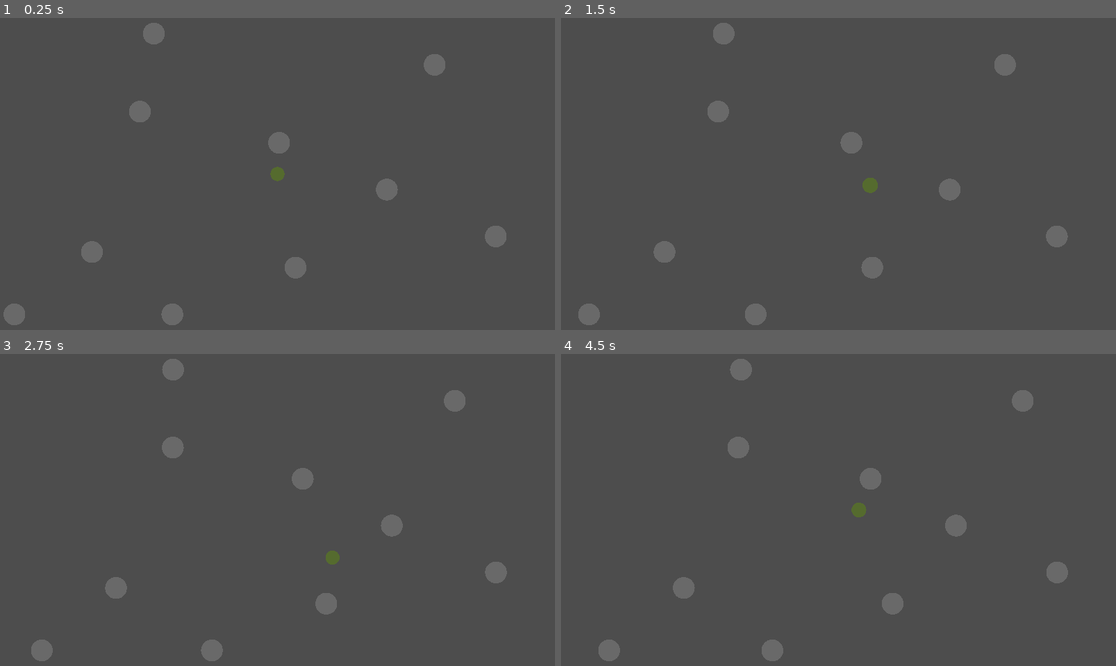
Above: before the commit, frames 1-4 (two rows, left to right).
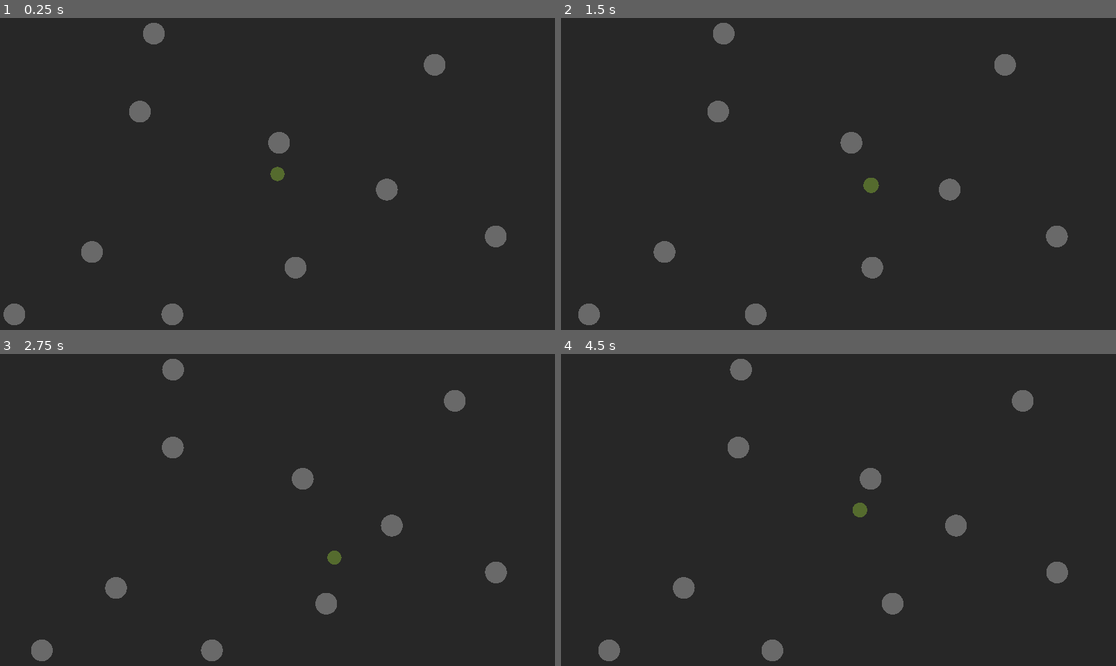
Above: after the commit, the same moments.

Repository: ralabate/cylinder-sorcerer
Game: Godot game, scene res://main.tscn
The game is run twice, just before and just after one commit, with the same random seed, the same clock (stepped at 60 frames per second) and the same inputs.
Inputs:
- Up to frame 1 (0.25 s): no input
- Up to frame 2 (1.5 s): hold D 0.53-1.28 s; hold J 0.53-1.28 s; hold S from 1.28 s (still down); tap H at 1.35 s
- Up to frame 3 (2.75 s): release S at 2.03 s; hold D from 2.03 s (still down); hold J from 2.03 s (still down)
- Up to frame 4 (4.5 s): release D at 2.78 s; release J at 2.78 s; hold W 2.78-3.53 s; tap H at 2.85, 4.35 s; hold J 3.53-4.28 s; hold A from 3.53 s (still down)

The runs differ from the first frame. In frame 1, 98% of the frame differs, in the area x 0-100%, y 0-100%; in frame 2, 98%; in frame 3, 98%; in frame 4, 98%.

Commit message:
add player knockback, refactor anim code (move the counters into the anim loop)

Diff:
--- a/cylinder-sorcerer/main.gd
+++ b/cylinder-sorcerer/main.gd
@@ -11,6 +11,7 @@
 const PLAYER_SWORD_LENGTH = 1.2
 const PLAYER_SWORD_DEBUG_SPHERE_SIZE = 0.15
 const PLAYER_HP = 4
+const PLAYER_HURT_FRAMES = 10
 
 const BADDIE_COUNT = 10
 const BADDIE_SPEED = 0.02
@@ -57,7 +58,7 @@
 	var knockback_dir: Vector3
 	var speed: float
 
-	func _init(p_pos: Vector3, p_radius: float, p_color: Color, p_hp: int):
+	func _init(p_pos: Vector3, p_radius: float, p_color: Color, p_hp: int, p_hurt_frames: int):
 		self.pos = p_pos
 		self.theta = 0
 		self.radius = p_radius
@@ -70,7 +71,7 @@
 		material.albedo_color = p_color
 		material.flags_unshaded = true
 		self.mesh_instance.mesh.surface_set_material(0, material)
-		self.hurt_frame = BADDIE_HURT_FRAMES + 1
+		self.hurt_frame = p_hurt_frames + 1
 		self.hp = p_hp
 		self.seed = randf_range(0.0, 1.0)
 		self.speed = BADDIE_SPEED
@@ -79,7 +80,7 @@
 	return(p2.x - p1.x) * (p2.x - p1.x) + (p2.z - p1.z) * (p2.z - p1.z) < (r1 + r2) * (r1 + r2)
 
 func _ready() -> void:
-	player = Character.new(Vector3.ZERO, PLAYER_RADIUS, Color.DARK_OLIVE_GREEN, PLAYER_HP)
+	player = Character.new(Vector3.ZERO, PLAYER_RADIUS, Color.DARK_OLIVE_GREEN, PLAYER_HP, PLAYER_HURT_FRAMES)
 
 	sword_frame = PLAYER_SWORD_FRAMES + 1
 	sword = MeshInstance3D.new()
@@ -108,7 +109,7 @@
 			var random_position = Vector3.ZERO
 			random_position.x = randi_range(-WRAP_X, WRAP_X)
 			random_position.z = randi_range(-WRAP_Z, WRAP_Z)
-			baddie_list.append(Character.new(random_position, BADDIE_RADIUS, Color.DIM_GRAY, BADDIE_HP))
+			baddie_list.append(Character.new(random_position, BADDIE_RADIUS, Color.DIM_GRAY, BADDIE_HP, BADDIE_HURT_FRAMES))
 
 	camera = Camera3D.new()
 	camera.set_orthogonal(20.0, 1.0, 40.0)
@@ -124,8 +125,6 @@
 
 func _process(_delta: float) -> void:
 	frame = frame + 1
-	sword_frame = min(sword_frame + 1, PLAYER_SWORD_FRAMES)
-	camera_shake_frame += 1
 
 	is_attacking = Input.is_key_pressed(KEY_J)
 	if is_attacking && !was_attacking && sword_frame >= PLAYER_SWORD_FRAMES:
@@ -160,13 +159,15 @@
 				player.pos.x += cos(player.theta) * (PLAYER_ATTACK_ROOT_MOTION / PLAYER_SWORD_FRAMES) * 0.3
 				player.pos.z -= sin(player.theta) * (PLAYER_ATTACK_ROOT_MOTION / PLAYER_SWORD_FRAMES) * 0.3
 
+		sword_frame = min(sword_frame + 1, PLAYER_SWORD_FRAMES)
+
 	else:
 		sword_pivot.transform = Transform3D.IDENTITY
 		#figure out how to tilt sword
 		#sword_pivot.transform = sword_pivot.transform.rotated(Vector3(0.2, 0.1, 0.2), 0.5*PI)
 		sword.hide()
 
-	if sword_frame >= PLAYER_SWORD_FRAMES:
+	if sword_frame >= PLAYER_SWORD_FRAMES and player.hurt_frame > PLAYER_HURT_FRAMES:
 		is_moving_left = Input.is_key_pressed(KEY_A)
 		if is_moving_left:
 			player.pos.x -= PLAYER_SPEED
@@ -187,13 +188,24 @@
 			player.pos.z += PLAYER_SPEED
 			player.theta = -PI/2.0
 
+	if player.hurt_frame <= PLAYER_HURT_FRAMES:
+		match player.hurt_frame:
+			1:
+				player.pos += player.knockback_dir * 0.40
+			_ when player.hurt_frame <= PLAYER_HURT_FRAMES:
+				player.pos += player.knockback_dir * 0.05
+		if player.hurt_frame % 2 == 1:
+			player.mesh_instance.get_active_material(0).albedo_color = Color.WHITE
+		else:
+			player.mesh_instance.get_active_material(0).albedo_color = Color.DARK_OLIVE_GREEN
+		player.hurt_frame += 1
+
 	player.pos.x = clamp(player.pos.x, -WRAP_X, WRAP_X)
 	player.pos.z = clamp(player.pos.z, -WRAP_Z, WRAP_Z)
 
 	player.mesh_instance.transform.origin = player.pos
 	var m1 = Basis.IDENTITY
 	player.mesh_instance.transform.basis = m1.rotated(Vector3.UP, player.theta)
-
 	var breathing_scale = 0.9 + 0.1 * abs(pow(sin(0.02 * frame), 3))
 	player.mesh_instance.scale = Vector3(breathing_scale, 1.0, breathing_scale)
 
@@ -268,16 +280,18 @@
 
 		b.mesh_instance.transform.origin = b.pos
 
-		if b.hurt_frame > BADDIE_HURT_FRAMES && is_overlapping(b.pos, b.radius, player.pos, player.radius) and sword_frame > PLAYER_SWORD_FRAMES:
-			player.pos = Vector3.ZERO
-			player.theta = randf_range(-PI, PI)
+		if b.hurt_frame > BADDIE_HURT_FRAMES && is_overlapping(b.pos, b.radius, player.pos, player.radius):
+			player.hurt_frame = 1
+			player.knockback_dir.x = player.pos.x - b.pos.x
+			player.knockback_dir.z = player.pos.z - b.pos.z
+			player.knockback_dir = player.knockback_dir.normalized()
 			player.hp -= 1
-
 
 	if camera_shake_frame <= CAMERA_SHAKE_FRAMES:
 		camera.transform.origin.x = randf_range(-1.0, 1.0) * CAMERA_SHAKE_AMOUNT * (1.0 - float(camera_shake_frame)/CAMERA_SHAKE_FRAMES)
 		camera.transform.origin.z = randf_range(-1.0, 1.0) * CAMERA_SHAKE_AMOUNT * (1.0 - float(camera_shake_frame)/CAMERA_SHAKE_FRAMES)
 		var theta = randf_range(-PI, PI) * 0.03
 		camera.rotation_degrees.z += theta
+		camera_shake_frame += 1
 	else:
 		camera.look_at_from_position(Vector3(0, 20, 0), Vector3(0, 0, 0), Vector3(0, 0, -1))
--- a/cylinder-sorcerer/project.godot
+++ b/cylinder-sorcerer/project.godot
@@ -16,6 +16,10 @@
 run/max_fps=60
 config/icon="res://icon.svg"
 
+[display]
+
+window/size/resizable=false
+
 [editor]
 
 movie_writer/movie_file="/Users/ncr/Desktop/add_cylinder.avi"
@@ -27,3 +31,4 @@
 [rendering]
 
 rendering_device/driver.windows="d3d12"
+environment/defaults/default_clear_color=Color(0.15127608, 0.15127608, 0.15127605, 1)
Not shown, changed: cylinder-sorcerer/main.gd.uid
